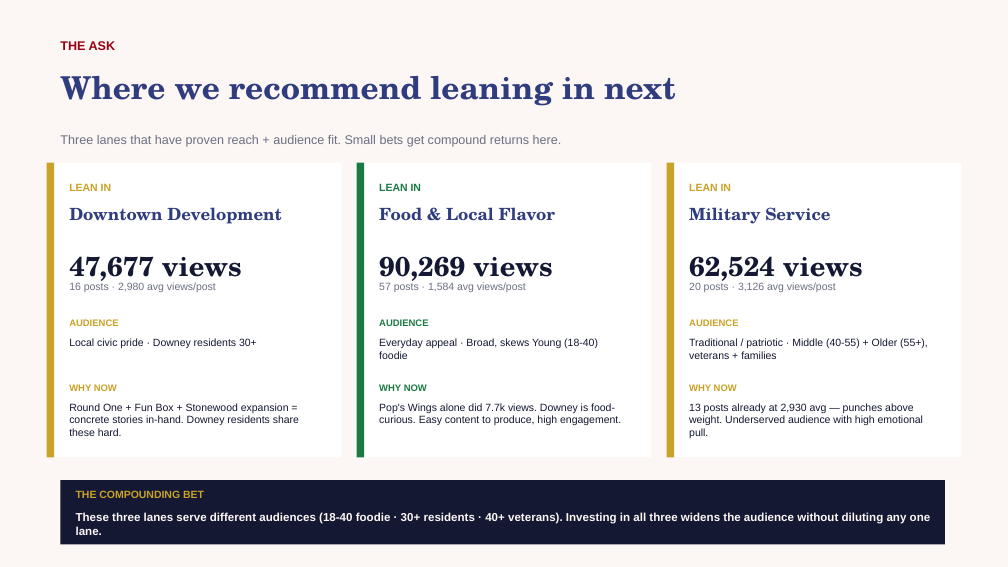
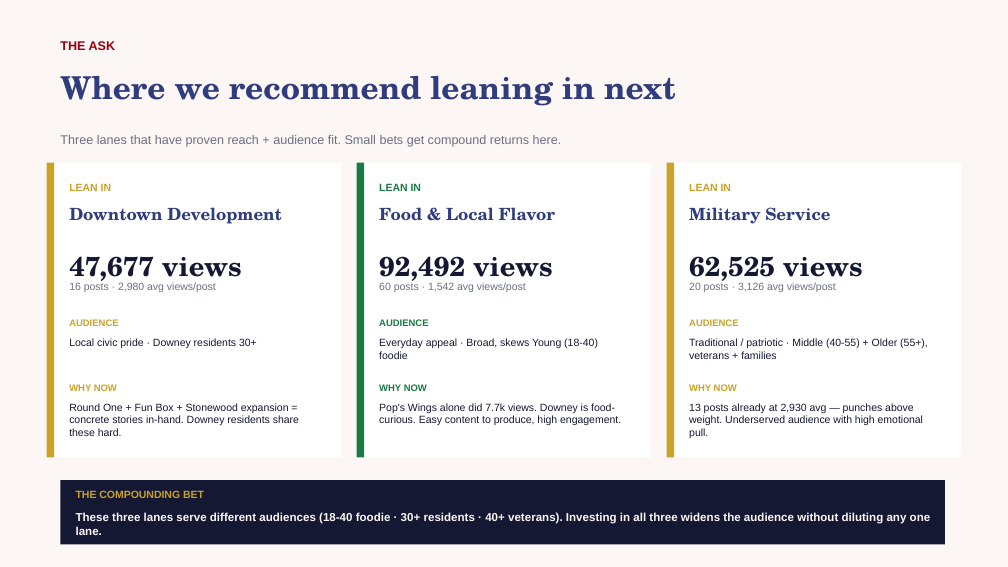
Before and after one commit to zvmmer/talking-downey-kpis, a slide deck: slide 18 of SPONSOR_CONTENT_REPORT.pptx. Drawn at 1008x567 pixels with LibreOffice and Linux fonts; fonts in the diff are those of the drawing. Boxes give left, top, right and bottom in pixels: in the first picture for what was removed or moved away, otherwise in the second. Text is boxed around its words. In the diff, an @@ line names an element or a change of style, - is before the commit and + after.

```diff
--- a/SPONSOR_CONTENT_REPORT.pptx
+++ b/SPONSOR_CONTENT_REPORT.pptx
@@ text at (379, 256, 553, 286): text changed @@
-90,269 views
+92,492 views
@@ text at (689, 256, 863, 286): text changed @@
-62,524 views
+62,525 views
@@ text at (379, 282, 526, 292): text changed @@
-57 posts · 1,584 avg views/post
+60 posts · 1,542 avg views/post
```
Also in this commit, not shown: 9 other slides changed, 5 other files.
